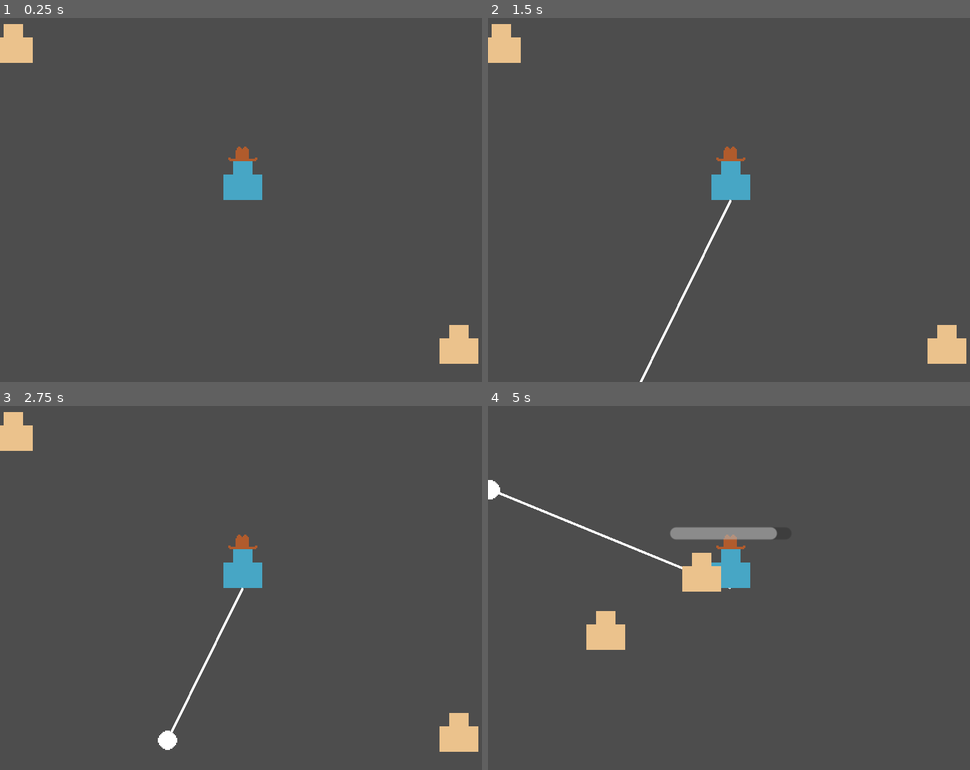
Above: before the commit, frames 1-4 (two rows, left to right).
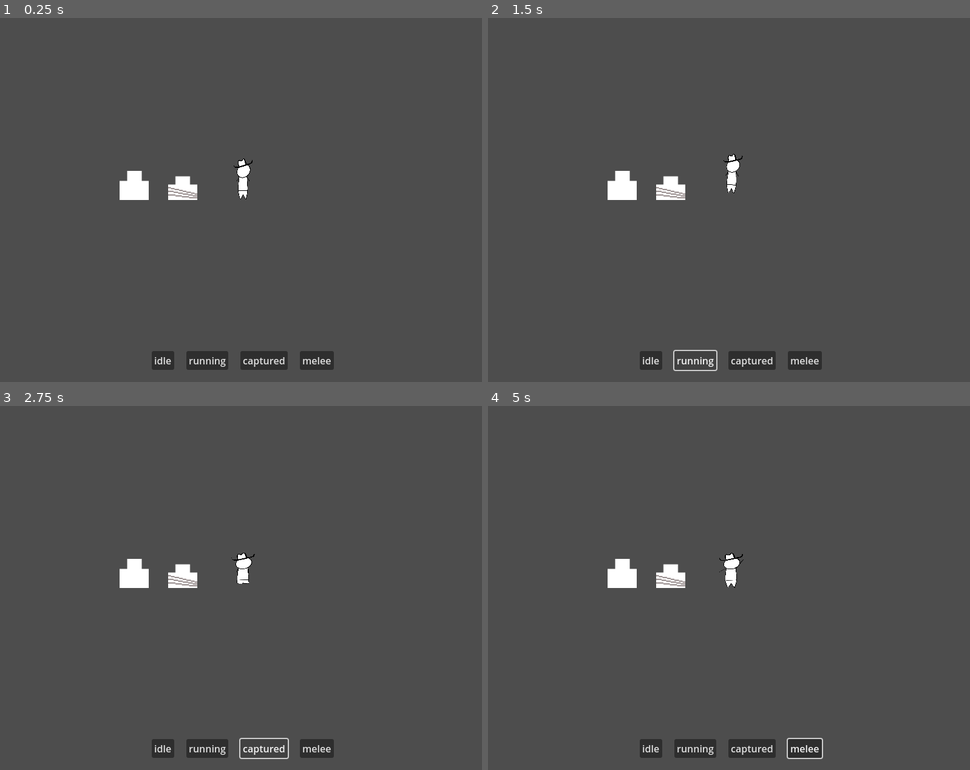
Above: after the commit, the same moments.

Repository: martindzejky/gmtk2025
Game: Godot game, scene res://dude_testing.tscn
Two runs of this game, one before a commit and one after it. Both use one fixed random seed, a clock stepped at 60 frames per second and the inputs below. Before the commit the project starts from res://main.tscn.
Inputs (mouse positions are in pixels of both pictures, inside the frame that each line leads up to):
- Up to frame 1 (0.25 s): no input
- Up to frame 2 (1.5 s): click (651, 360) at 0.5 s, where only the run after the commit has a clickable "idle"; click (695, 360) at 1.25 s, where only the run after the commit has a clickable "running"
- Up to frame 3 (2.75 s): click (265, 748) at 2 s, where only the run after the commit has a clickable "captured"
- Up to frame 4 (5 s): click (806, 748) at 2.75 s, where only the run after the commit has a clickable "melee"; move the mouse to (839, 569) at 3.52 s; hold D (move_right) 3.53-4.28 s; tap Shift (dash) at 3.6 s; move the mouse to (632, 606) at 4.27 s; hold S (move_down) from 4.28 s (still down); click (632, 606) at 4.35 s

The runs differ from the first frame. In frame 1, 4.4% of the frame differs, in the area x 0-100%, y 1-97%; in frame 2, 4.4%; in frame 3, 4.4%; in frame 4, 5.5%, in the area x 0-70%, y 20-97%.

Commit message:
playing with animations and new sprites

Diff:
--- /dev/null
+++ b/dude_testing.tscn
@@ -0,0 +1,73 @@
+[gd_scene load_steps=6 format=3 uid="uid://dgwp7w7upisgr"]
+
+[ext_resource type="Script" uid="uid://dj64jjmmn08xj" path="res://scripts/dude_testing.gd" id="1_ds6ht"]
+[ext_resource type="Texture2D" uid="uid://vhkk0mpqefa4" path="res://sprites/dude.png" id="1_mjre8"]
+[ext_resource type="PackedScene" uid="uid://dur5dy1hc4dca" path="res://objects/dude.tscn" id="2_8t08c"]
+[ext_resource type="PackedScene" uid="uid://dwqdximdijkh3" path="res://objects/camera.tscn" id="2_sagn4"]
+[ext_resource type="Texture2D" uid="uid://cci5ot0ixu4wj" path="res://sprites/dude_captured.png" id="2_vorsc"]
+
+[node name="dude_testing" type="Node2D" node_paths=PackedStringArray("dude")]
+script = ExtResource("1_ds6ht")
+dude = NodePath("dude")
+
+[node name="dude" parent="." instance=ExtResource("2_8t08c")]
+
+[node name="ref" type="Sprite2D" parent="."]
+position = Vector2(-119, -16)
+texture = ExtResource("1_mjre8")
+
+[node name="ref2" type="Sprite2D" parent="."]
+position = Vector2(-66, -16)
+texture = ExtResource("2_vorsc")
+
+[node name="camera" parent="." instance=ExtResource("2_sagn4")]
+
+[node name="ui" type="CanvasLayer" parent="."]
+
+[node name="ui_root" type="Control" parent="ui"]
+layout_mode = 3
+anchors_preset = 15
+anchor_right = 1.0
+anchor_bottom = 1.0
+grow_horizontal = 2
+grow_vertical = 2
+
+[node name="margin" type="MarginContainer" parent="ui/ui_root"]
+layout_mode = 1
+anchors_preset = 12
+anchor_top = 1.0
+anchor_right = 1.0
+anchor_bottom = 1.0
+offset_top = -40.0
+grow_horizontal = 2
+grow_vertical = 0
+theme_override_constants/margin_left = 20
+theme_override_constants/margin_top = 20
+theme_override_constants/margin_right = 20
+theme_override_constants/margin_bottom = 20
+
+[node name="container" type="HBoxContainer" parent="ui/ui_root/margin"]
+layout_mode = 2
+theme_override_constants/separation = 20
+alignment = 1
+
+[node name="idle" type="Button" parent="ui/ui_root/margin/container"]
+layout_mode = 2
+text = "idle"
+
+[node name="running" type="Button" parent="ui/ui_root/margin/container"]
+layout_mode = 2
+text = "running"
+
+[node name="captured" type="Button" parent="ui/ui_root/margin/container"]
+layout_mode = 2
+text = "captured"
+
+[node name="melee" type="Button" parent="ui/ui_root/margin/container"]
+layout_mode = 2
+text = "melee"
+
+[connection signal="pressed" from="ui/ui_root/margin/container/idle" to="." method="_on_idle_pressed"]
+[connection signal="pressed" from="ui/ui_root/margin/container/running" to="." method="_on_running_pressed"]
+[connection signal="pressed" from="ui/ui_root/margin/container/captured" to="." method="_on_captured_pressed"]
+[connection signal="pressed" from="ui/ui_root/margin/container/melee" to="." method="_on_melee_pressed"]
--- /dev/null
+++ b/objects/camera.tscn
@@ -0,0 +1,4 @@
+[gd_scene format=3 uid="uid://dwqdximdijkh3"]
+
+[node name="camera" type="Camera2D"]
+zoom = Vector2(1.5, 1.5)
--- /dev/null
+++ b/objects/dude.tscn
@@ -0,0 +1,354 @@
+[gd_scene load_steps=15 format=3 uid="uid://dur5dy1hc4dca"]
+
+[ext_resource type="Script" uid="uid://c2wtknwcmawr7" path="res://scripts/dude.gd" id="1_qiy7s"]
+[ext_resource type="Texture2D" uid="uid://csenq8rfg0m0x" path="res://sprites/legs.png" id="2_tkn7g"]
+[ext_resource type="Texture2D" uid="uid://c1wawimfk30kr" path="res://sprites/body_0.png" id="3_cr6a7"]
+[ext_resource type="Texture2D" uid="uid://cq3tk3x5fgylh" path="res://sprites/head_0.png" id="4_720c1"]
+[ext_resource type="Texture2D" uid="uid://dpnid40fk8abh" path="res://sprites/hat.png" id="5_v1kco"]
+
+[sub_resource type="Animation" id="Animation_fb7of"]
+length = 0.001
+tracks/0/type = "value"
+tracks/0/imported = false
+tracks/0/enabled = true
+tracks/0/path = NodePath("jump_node/rotation_scale_node:scale")
+tracks/0/interp = 1
+tracks/0/loop_wrap = true
+tracks/0/keys = {
+"times": PackedFloat32Array(0),
+"transitions": PackedFloat32Array(1),
+"update": 0,
+"values": [Vector2(1, 1)]
+}
+tracks/1/type = "value"
+tracks/1/imported = false
+tracks/1/enabled = true
+tracks/1/path = NodePath("jump_node/rotation_scale_node/legs:frame")
+tracks/1/interp = 1
+tracks/1/loop_wrap = true
+tracks/1/keys = {
+"times": PackedFloat32Array(0),
+"transitions": PackedFloat32Array(1),
+"update": 1,
+"values": [0]
+}
+tracks/2/type = "value"
+tracks/2/imported = false
+tracks/2/enabled = true
+tracks/2/path = NodePath("jump_node/rotation_scale_node:rotation")
+tracks/2/interp = 1
+tracks/2/loop_wrap = true
+tracks/2/keys = {
+"times": PackedFloat32Array(0),
+"transitions": PackedFloat32Array(1),
+"update": 0,
+"values": [0.0]
+}
+tracks/3/type = "value"
+tracks/3/imported = false
+tracks/3/enabled = true
+tracks/3/path = NodePath("jump_node/rotation_scale_node/body:frame")
+tracks/3/interp = 1
+tracks/3/loop_wrap = true
+tracks/3/keys = {
+"times": PackedFloat32Array(0),
+"transitions": PackedFloat32Array(1),
+"update": 1,
+"values": [0]
+}
+
+[sub_resource type="Animation" id="Animation_vve24"]
+resource_name = "idle"
+length = 0.6
+loop_mode = 1
+tracks/0/type = "value"
+tracks/0/imported = false
+tracks/0/enabled = true
+tracks/0/path = NodePath("jump_node/rotation_scale_node:scale")
+tracks/0/interp = 2
+tracks/0/loop_wrap = true
+tracks/0/keys = {
+"times": PackedFloat32Array(0, 0.2, 0.401662, 0.598259),
+"transitions": PackedFloat32Array(1, 1, 1, 1),
+"update": 0,
+"values": [Vector2(1, 1), Vector2(0.95, 1.1), Vector2(1.1, 0.9), Vector2(1, 1)]
+}
+tracks/1/type = "value"
+tracks/1/imported = false
+tracks/1/enabled = true
+tracks/1/path = NodePath("jump_node/rotation_scale_node/legs:frame")
+tracks/1/interp = 1
+tracks/1/loop_wrap = true
+tracks/1/keys = {
+"times": PackedFloat32Array(0),
+"transitions": PackedFloat32Array(1),
+"update": 1,
+"values": [0]
+}
+tracks/2/type = "value"
+tracks/2/imported = false
+tracks/2/enabled = true
+tracks/2/path = NodePath("jump_node/rotation_scale_node/body:frame")
+tracks/2/interp = 1
+tracks/2/loop_wrap = true
+tracks/2/keys = {
+"times": PackedFloat32Array(0),
+"transitions": PackedFloat32Array(1),
+"update": 1,
+"values": [0]
+}
+
+[sub_resource type="Animation" id="Animation_ngf70"]
+resource_name = "running"
+loop_mode = 1
+tracks/0/type = "value"
+tracks/0/imported = false
+tracks/0/enabled = true
+tracks/0/path = NodePath("jump_node/rotation_scale_node/legs:frame")
+tracks/0/interp = 1
+tracks/0/loop_wrap = true
+tracks/0/keys = {
+"times": PackedFloat32Array(0, 0.5),
+"transitions": PackedFloat32Array(1, 1),
+"update": 1,
+"values": [1, 2]
+}
+tracks/1/type = "value"
+tracks/1/imported = false
+tracks/1/enabled = true
+tracks/1/path = NodePath("jump_node/rotation_scale_node:rotation")
+tracks/1/interp = 1
+tracks/1/loop_wrap = true
+tracks/1/keys = {
+"times": PackedFloat32Array(0, 0.5, 1),
+"transitions": PackedFloat32Array(1, 1, 1),
+"update": 0,
+"values": [0.174533, -0.174533, 0.174533]
+}
+tracks/2/type = "value"
+tracks/2/imported = false
+tracks/2/enabled = true
+tracks/2/path = NodePath("jump_node/rotation_scale_node/body:frame")
+tracks/2/interp = 1
+tracks/2/loop_wrap = true
+tracks/2/keys = {
+"times": PackedFloat32Array(0, 0.4995),
+"transitions": PackedFloat32Array(1, 1),
+"update": 1,
+"values": [1, 2]
+}
+tracks/3/type = "method"
+tracks/3/imported = false
+tracks/3/enabled = true
+tracks/3/path = NodePath(".")
+tracks/3/interp = 1
+tracks/3/loop_wrap = true
+tracks/3/keys = {
+"times": PackedFloat32Array(0, 0.4995),
+"transitions": PackedFloat32Array(1, 1),
+"values": [{
+"args": [],
+"method": &"play_jump_animation"
+}, {
+"args": [],
+"method": &"play_jump_animation"
+}]
+}
+
+[sub_resource type="Animation" id="Animation_qiy7s"]
+resource_name = "melee"
+length = 1.5
+tracks/0/type = "value"
+tracks/0/imported = false
+tracks/0/enabled = true
+tracks/0/path = NodePath("jump_node/rotation_scale_node:rotation")
+tracks/0/interp = 1
+tracks/0/loop_wrap = true
+tracks/0/keys = {
+"times": PackedFloat32Array(0),
+"transitions": PackedFloat32Array(1),
+"update": 0,
+"values": [0.0]
+}
+tracks/1/type = "value"
+tracks/1/imported = false
+tracks/1/enabled = true
+tracks/1/path = NodePath("jump_node/rotation_scale_node/legs:frame")
+tracks/1/interp = 1
+tracks/1/loop_wrap = true
+tracks/1/keys = {
+"times": PackedFloat32Array(0),
+"transitions": PackedFloat32Array(1),
+"update": 1,
+"values": [0]
+}
+tracks/2/type = "value"
+tracks/2/imported = false
+tracks/2/enabled = true
+tracks/2/path = NodePath("jump_node/rotation_scale_node/body:frame")
+tracks/2/interp = 1
+tracks/2/loop_wrap = true
+tracks/2/keys = {
+"times": PackedFloat32Array(0),
+"transitions": PackedFloat32Array(1),
+"update": 1,
+"values": [4]
+}
+
+[sub_resource type="Animation" id="Animation_tkn7g"]
+resource_name = "captured"
+length = 0.6
+loop_mode = 1
+tracks/0/type = "value"
+tracks/0/imported = false
+tracks/0/enabled = true
+tracks/0/path = NodePath("jump_node/rotation_scale_node:scale")
+tracks/0/interp = 2
+tracks/0/loop_wrap = true
+tracks/0/keys = {
+"times": PackedFloat32Array(0, 0.2, 0.401662, 0.598259),
+"transitions": PackedFloat32Array(1, 1, 1, 1),
+"update": 0,
+"values": [Vector2(1, 1), Vector2(0.95, 1.03), Vector2(1.03, 0.95), Vector2(1, 1)]
+}
+tracks/1/type = "value"
+tracks/1/imported = false
+tracks/1/enabled = true
+tracks/1/path = NodePath("jump_node/rotation_scale_node/legs:frame")
+tracks/1/interp = 1
+tracks/1/loop_wrap = true
+tracks/1/keys = {
+"times": PackedFloat32Array(0),
+"transitions": PackedFloat32Array(1),
+"update": 1,
+"values": [3]
+}
+tracks/2/type = "value"
+tracks/2/imported = false
+tracks/2/enabled = true
+tracks/2/path = NodePath("jump_node/rotation_scale_node/body:frame")
+tracks/2/interp = 1
+tracks/2/loop_wrap = true
+tracks/2/keys = {
+"times": PackedFloat32Array(0),
+"transitions": PackedFloat32Array(1),
+"update": 1,
+"values": [3]
+}
+
+[sub_resource type="AnimationLibrary" id="AnimationLibrary_fb7of"]
+_data = {
+&"RESET": SubResource("Animation_fb7of"),
+&"captured": SubResource("Animation_tkn7g"),
+&"idle": SubResource("Animation_vve24"),
+&"melee": SubResource("Animation_qiy7s"),
+&"running": SubResource("Animation_ngf70")
+}
+
+[sub_resource type="Animation" id="Animation_udyks"]
+length = 0.001
+tracks/0/type = "bezier"
+tracks/0/imported = false
+tracks/0/enabled = true
+tracks/0/path = NodePath("jump_node:position:y")
+tracks/0/interp = 1
+tracks/0/loop_wrap = true
+tracks/0/keys = {
+"handle_modes": PackedInt32Array(0),
+"points": PackedFloat32Array(0, -0.25, 0, 0.25, 0),
+"times": PackedFloat32Array(0)
+}
+tracks/1/type = "value"
+tracks/1/imported = false
+tracks/1/enabled = true
+tracks/1/path = NodePath("jump_node:scale")
+tracks/1/interp = 1
+tracks/1/loop_wrap = true
+tracks/1/keys = {
+"times": PackedFloat32Array(0),
+"transitions": PackedFloat32Array(1),
+"update": 0,
+"values": [Vector2(1, 1)]
+}
+
+[sub_resource type="Animation" id="Animation_4kham"]
+resource_name = "jump"
+length = 0.5
+tracks/0/type = "bezier"
+tracks/0/imported = false
+tracks/0/enabled = true
+tracks/0/path = NodePath("jump_node:position:y")
+tracks/0/interp = 1
+tracks/0/loop_wrap = true
+tracks/0/keys = {
+"handle_modes": PackedInt32Array(0, 0, 0),
+"points": PackedFloat32Array(0, -0.25, 0, 0, -2.17909, -7, -0.25, 0, 0.25, 0, 0, -0.000499994, -2.015, 0.25, 0),
+"times": PackedFloat32Array(0, 0.25, 0.5)
+}
+tracks/1/type = "value"
+tracks/1/imported = false
+tracks/1/enabled = true
+tracks/1/path = NodePath("jump_node:scale")
+tracks/1/interp = 1
+tracks/1/loop_wrap = true
+tracks/1/keys = {
+"times": PackedFloat32Array(0, 0.25, 0.4995),
+"transitions": PackedFloat32Array(1, 1, 1),
+"update": 0,
+"values": [Vector2(0.9, 1.1), Vector2(1, 1), Vector2(1.2, 0.9)]
+}
+
+[sub_resource type="AnimationLibrary" id="AnimationLibrary_udyks"]
+_data = {
+&"RESET": SubResource("Animation_udyks"),
+&"jump": SubResource("Animation_4kham")
+}
+
+[node name="dude" type="Node2D" node_paths=PackedStringArray("legs_sprite", "body_sprite", "head_sprite", "hat_sprite", "animation_player", "jump_animation_player")]
+script = ExtResource("1_qiy7s")
+legs_sprite = NodePath("jump_node/rotation_scale_node/legs")
+body_sprite = NodePath("jump_node/rotation_scale_node/body")
+head_sprite = NodePath("jump_node/rotation_scale_node/head")
+hat_sprite = NodePath("jump_node/rotation_scale_node/head/hat")
+animation_player = NodePath("animation")
+jump_animation_player = NodePath("jump_animation")
+
+[node name="jump_node" type="Node2D" parent="."]
+
+[node name="rotation_scale_node" type="Node2D" parent="jump_node"]
+
+[node name="legs" type="Sprite2D" parent="jump_node/rotation_scale_node"]
+position = Vector2(2.57377, -18.7603)
+scale = Vector2(0.0561217, 0.0561217)
+texture = ExtResource("2_tkn7g")
+hframes = 8
+
+[node name="body" type="Sprite2D" parent="jump_node/rotation_scale_node"]
+position = Vector2(2.57377, -18.7603)
+scale = Vector2(0.0561217, 0.0561217)
+texture = ExtResource("3_cr6a7")
+hframes = 8
+
+[node name="head" type="Sprite2D" parent="jump_node/rotation_scale_node"]
+position = Vector2(1, -30)
+scale = Vector2(0.0561217, 0.0561217)
+texture = ExtResource("4_720c1")
+
+[node name="hat" type="Sprite2D" parent="jump_node/rotation_scale_node/head"]
+position = Vector2(-13.9239, -153.162)
+rotation = -0.254909
+texture = ExtResource("5_v1kco")
+
+[node name="animation" type="AnimationPlayer" parent="."]
+deterministic = true
+libraries = {
+&"": SubResource("AnimationLibrary_fb7of")
+}
+autoplay = "idle"
+
+[node name="jump_animation" type="AnimationPlayer" parent="."]
+deterministic = true
+libraries = {
+&"": SubResource("AnimationLibrary_udyks")
+}
+next/jump = &"RESET"
--- a/objects/player.tscn
+++ b/objects/player.tscn
@@ -1,10 +1,13 @@
-[gd_scene load_steps=8 format=3 uid="uid://qwj8b5x4g7c1"]
+[gd_scene load_steps=11 format=3 uid="uid://qwj8b5x4g7c1"]
 
 [ext_resource type="Script" uid="uid://od4p2jer5wh6" path="res://scripts/player.gd" id="1_ykyjo"]
-[ext_resource type="Texture2D" uid="uid://vhkk0mpqefa4" path="res://sprites/dude.png" id="2_uxov2"]
-[ext_resource type="Texture2D" uid="uid://dpnid40fk8abh" path="res://sprites/hat.png" id="3_f46kd"]
+[ext_resource type="Texture2D" uid="uid://bynb34h3wnd36" path="res://sprites/legs.png" id="2_nmc1l"]
+[ext_resource type="Texture2D" uid="uid://c1wawimfk30kr" path="res://sprites/body_0.png" id="3_f46kd"]
 [ext_resource type="Script" uid="uid://c4o833g47jo7o" path="res://scripts/lasso.gd" id="3_uxov2"]
+[ext_resource type="Texture2D" uid="uid://bjx3e714hhs35" path="res://sprites/head_1.png" id="4_3rerk"]
 [ext_resource type="PackedScene" uid="uid://ca585k0y784dp" path="res://objects/hook.tscn" id="4_nmc1l"]
+[ext_resource type="Texture2D" uid="uid://dpnid40fk8abh" path="res://sprites/hat.png" id="5_i825w"]
+[ext_resource type="PackedScene" uid="uid://dwqdximdijkh3" path="res://objects/camera.tscn" id="6_3rfka"]
 
 [sub_resource type="Curve" id="Curve_nmc1l"]
 _data = [Vector2(0, 1), 0.0, 0.0, 0, 0, Vector2(0.898618, 0), -1.85131, 0.0, 0, 0]
@@ -24,20 +27,34 @@
 dash_cooldown_timer = NodePath("dash_cooldown")
 dash_cooldown_progress = NodePath("dash_cooldown_progress")
 
-[node name="sprite" type="Sprite2D" parent="."]
-self_modulate = Color(0.278431, 0.65098, 0.772549, 1)
-position = Vector2(0, -16)
-texture = ExtResource("2_uxov2")
+[node name="sprites" type="Node2D" parent="."]
 
-[node name="hat" type="Sprite2D" parent="sprite"]
-position = Vector2(0, -22)
+[node name="legs" type="Sprite2D" parent="sprites"]
+position = Vector2(2, -11)
+scale = Vector2(0.1, 0.1)
+texture = ExtResource("2_nmc1l")
+hframes = 3
+
+[node name="body" type="Sprite2D" parent="sprites"]
+position = Vector2(1, -37)
+scale = Vector2(0.139998, 0.139998)
 texture = ExtResource("3_f46kd")
+
+[node name="head" type="Sprite2D" parent="sprites"]
+position = Vector2(2, -59)
+scale = Vector2(0.076202, 0.076202)
+texture = ExtResource("4_3rerk")
+
+[node name="hat" type="Sprite2D" parent="sprites"]
+position = Vector2(2, -72)
+rotation = -0.170823
+scale = Vector2(0.0994262, 0.0994262)
+texture = ExtResource("5_i825w")
 
 [node name="shape" type="CollisionShape2D" parent="."]
 shape = SubResource("CircleShape2D_player")
 
-[node name="cam" type="Camera2D" parent="."]
-zoom = Vector2(2, 2)
+[node name="camera" parent="." instance=ExtResource("6_3rfka")]
 
 [node name="lasso" type="Node2D" parent="." node_paths=PackedStringArray("player", "hook")]
 script = ExtResource("3_uxov2")
--- a/project.godot
+++ b/project.godot
@@ -12,7 +12,7 @@
 
 config/name="Lasso Sheriff"
 config/version="1"
-run/main_scene="uid://bifqkl6lsp6wc"
+run/main_scene="uid://dgwp7w7upisgr"
 config/features=PackedStringArray("4.4", "GL Compatibility")
 config/icon="uid://dpnid40fk8abh"
 
@@ -25,6 +25,8 @@
 window/size/viewport_width=800
 window/size/viewport_height=600
 window/size/mode=2
+window/stretch/mode="canvas_items"
+window/stretch/aspect="expand"
 
 [global_group]
 
@@ -88,6 +90,5 @@
 
 [rendering]
 
-textures/canvas_textures/default_texture_filter=0
 renderer/rendering_method="gl_compatibility"
 renderer/rendering_method.mobile="gl_compatibility"
--- /dev/null
+++ b/scripts/dude.gd
@@ -0,0 +1,29 @@
+extends Node2D
+class_name Dude
+
+@export_category('Sprites')
+@export var legs_sprite: Sprite2D
+@export var body_sprite: Sprite2D
+@export var head_sprite: Sprite2D
+@export var hat_sprite: Sprite2D
+
+@export_category('Animations')
+@export var animation_player: AnimationPlayer
+@export var jump_animation_player: AnimationPlayer
+
+var animations_starting_with_jump: Array[String] = ['running', 'captured']
+var animations_without_blending: Array[String] = ['melee']
+
+func play_animation(animation_name: String):
+  if animations_without_blending.has(animation_name):
+    animation_player.play(animation_name)
+  else:
+    animation_player.play(animation_name, 0.1)
+
+  if animations_starting_with_jump.has(animation_name):
+    play_jump_animation()
+
+
+func play_jump_animation():
+  jump_animation_player.play('jump')
+  jump_animation_player.seek(0)
--- /dev/null
+++ b/scripts/dude_testing.gd
@@ -0,0 +1,15 @@
+extends Node2D
+
+@export var dude: Dude
+
+func _on_idle_pressed() -> void:
+  dude.play_animation('idle')
+
+func _on_running_pressed() -> void:
+  dude.play_animation('running')
+
+func _on_captured_pressed() -> void:
+  dude.play_animation('captured')
+
+func _on_melee_pressed() -> void:
+  dude.play_animation('melee')
Not shown, added: scripts/dude.gd.uid
Not shown, added: scripts/dude_testing.gd.uid
Binary file added: sprites/body_0.png
Not shown, added: sprites/body_0.png.import
Binary file added: sprites/dude_parts.aseprite
Binary file changed: sprites/hat.png
Binary file added: sprites/head_0.png
Not shown, added: sprites/head_0.png.import
Binary file added: sprites/head_1.png
Not shown, added: sprites/head_1.png.import
Binary file added: sprites/legs.png
Not shown, added: sprites/legs.png.import
